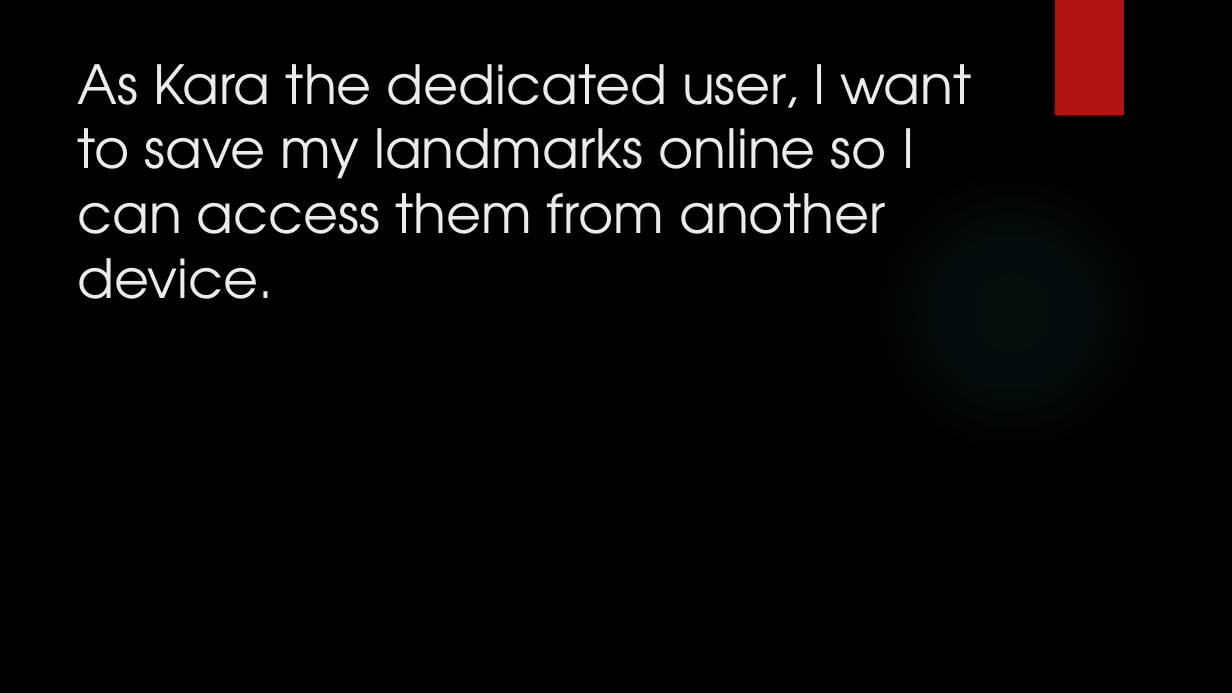
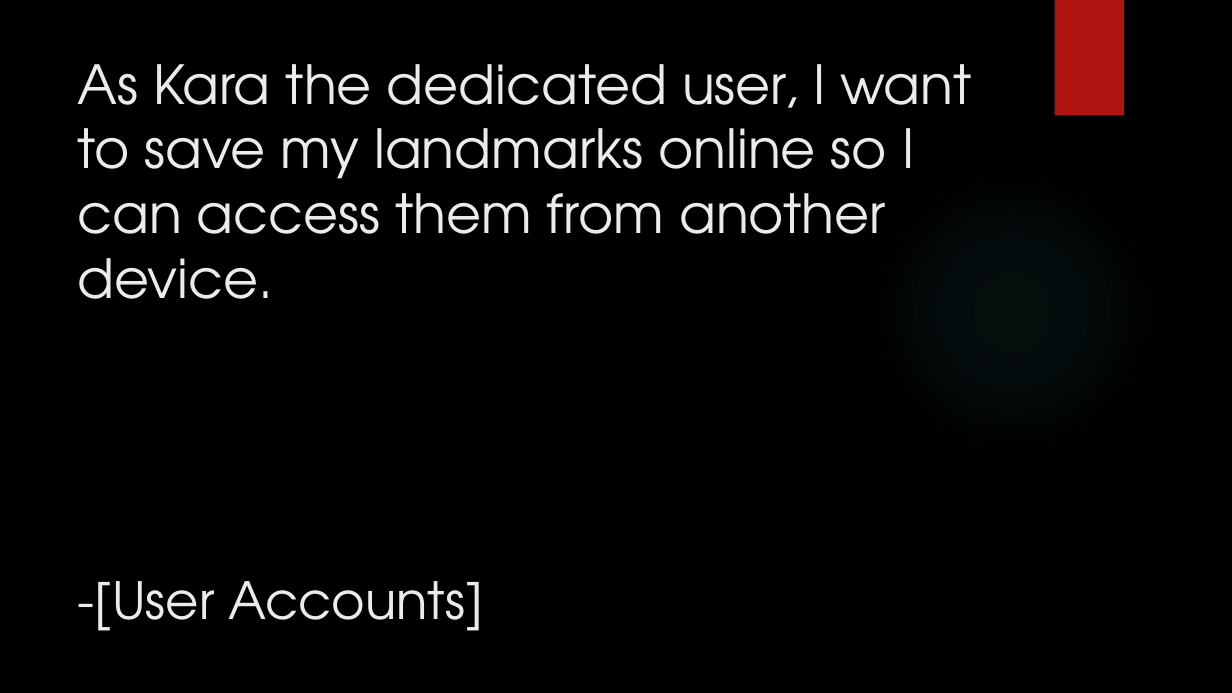
Before and after one commit to junmin-yee/Landmarked, a slide deck: slide 16 of Technology Presentation.pptx. Drawn at 1232x693 pixels with LibreOffice and Linux fonts; fonts in the diff are those of the drawing; background and template pictures are left out. Boxes give left, top, right and bottom in pixels: in the first picture for what was removed or moved away, otherwise in the second. Text is boxed around its words. In the diff, an @@ line names an element or a change of style, - is before the commit and + after.

```diff
--- a/Technology Presentation.pptx
+++ b/Technology Presentation.pptx
@@ title at box(77, 64, 972, 631): text changed @@
-As Kara the dedicated user, I want to save my landmarks online so I can access them from another device.
+As Kara the dedicated user, I want to save my landmarks online so I can access them from another device.
+-[User Accounts]
```
Also in this commit, not shown: 14 other slides changed.
